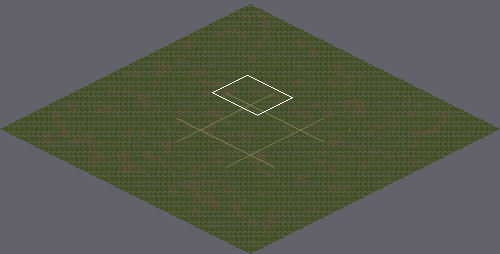
Level history. Tiled map: SGClient/TiledMap/worldmap.tmx. Above, an overview of the earlier version with the close-up marked.
Close-up. Before the edit:
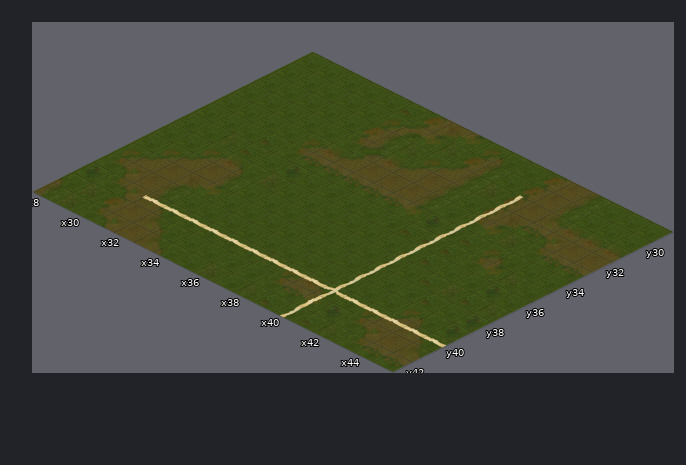
Cells are 256x128 px. Isometric: x runs down to the right, y down to the left. Shown: x 28..45, y 29..42. The commit also changed other parts of the map, which this record leaves out.
New version:
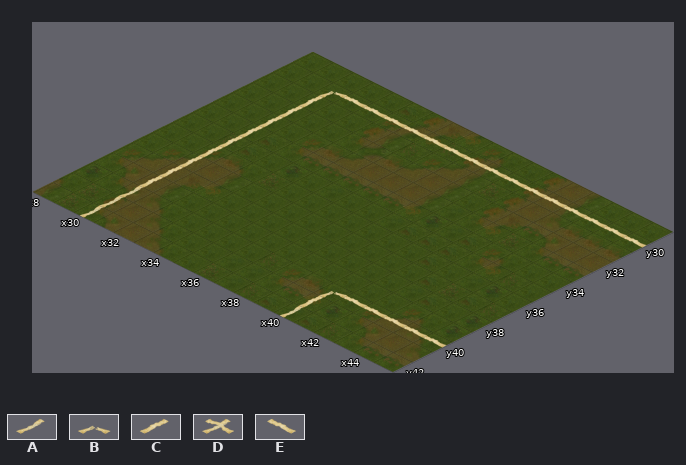
Key: from "worldmap_road": A 0, B 1, C 2, D 6, E 7.
_ is an empty cell, . an unchanged one.
Edits made:
--- layer "road"
@@ x 30..45 @@
-30 ________________
-31 _.........A.....
-32 _.........A.....
-33 _.........A.....
-34 _.........A.....
-35 _.........A.....
-36 _.........A.....
-37 _.........A.....
-38 _.........A.....
-39 _.........A.....
-40 _EEEEEEEEED.....
-41 _...............
-42 _...............
+30 BEEEEEEEEEEEEEEE
+31 C........._.....
+32 C........._.....
+33 C........._.....
+34 C........._.....
+35 C........._.....
+36 C........._.....
+37 C........._.....
+38 C........._.....
+39 C........._.....
+40 A_________B.....
+41 A...............
+42 A...............
